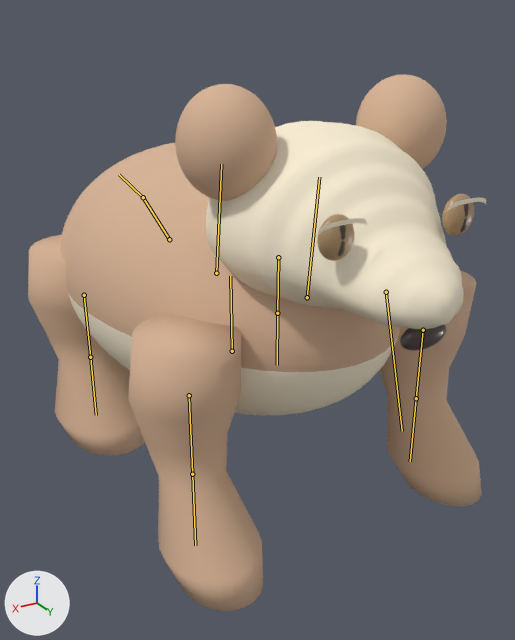
Before and after pictures for a commit that changed the glTF model public/models/candidates/species/guinea-pig.glb.
Before and after are seen from a camera (50 mm lens) standing at (1.054, 1.825, 1.405) and looking at (0.003, 0.073, 0.529). Arrows for +X, +Y and +Z are at lower left; the lights stay in place. The first picture is the older version. Both versions are drawn at frame 13 of the action 'Play'; the numbers are the values there. The bones that bend it are drawn over the model as lines.

In view in the first picture: 'Anatomical guinea-pig torso', 'Front_L connected limb', 'Front_R connected limb', 'Rear_R connected limb', 'Skinned guinea-pig skull', 'guinea-pig ear -1', 'guinea-pig ear 1', 'guinea-pig eating mouth', 'guinea-pig left iris', 'guinea-pig left living eye', 'guinea-pig left upper eyelid', 'guinea-pig right iris', 'guinea-pig right living eye', 'guinea-pig right upper eyelid'.
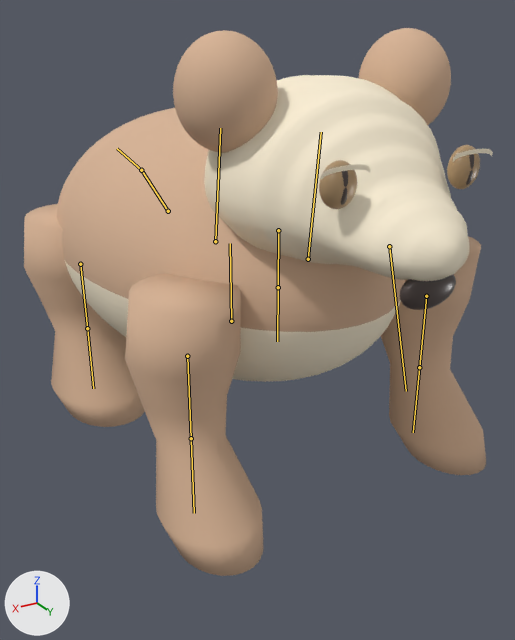
Where the change shows, as pixel boxes (x1, y1, x2, y2) in the pictures (515 x 640 px):
'Anatomical guinea-pig torso', posed
    before: (60, 143, 400, 416)
    after: (56, 108, 405, 382)
'Skinned guinea-pig skull', posed
    before: (206, 121, 464, 329)
    after: (204, 75, 469, 281)
'Front_R connected limb', posed
    before: (128, 314, 263, 611)
    after: (125, 273, 263, 576)
'Front_L connected limb', posed
    before: (379, 270, 482, 506)
    after: (381, 236, 486, 475)
'Rear_R connected limb', posed
    before: (28, 234, 145, 456)
    after: (24, 204, 145, 427)
'guinea-pig ear 1', posed
    before: (175, 84, 277, 201)
    after: (173, 30, 278, 153)
'guinea-pig ear -1', posed
    before: (356, 74, 447, 169)
    after: (359, 28, 451, 125)
'guinea-pig left iris', posed
    before: (442, 194, 474, 236)
    after: (447, 145, 480, 189)
'guinea-pig left upper eyelid', posed
    before: (447, 198, 486, 212)
    after: (453, 149, 493, 161)
'guinea-pig left living eye', posed (7% taller)
    before: (461, 203, 469, 232)
    after: (466, 154, 474, 185)
bone 'Root', root to tip
    before: (232, 351) to (230, 276)
    after: (231, 321) to (230, 243)

The change, as a diff of the scene's bpy script:
```diff
--- a/public/models/candidates/species/guinea-pig.glb.py
+++ b/public/models/candidates/species/guinea-pig.glb.py
@@ bone_root @@
 bone_root = bpy.data.objects['MyPets_guinea-pig_Armature'].pose.bones['Root']
-bone_root.location = (0.0, 0.0, 0.0)
+bone_root.location = (0.0, 0.11, 0.0)
```
